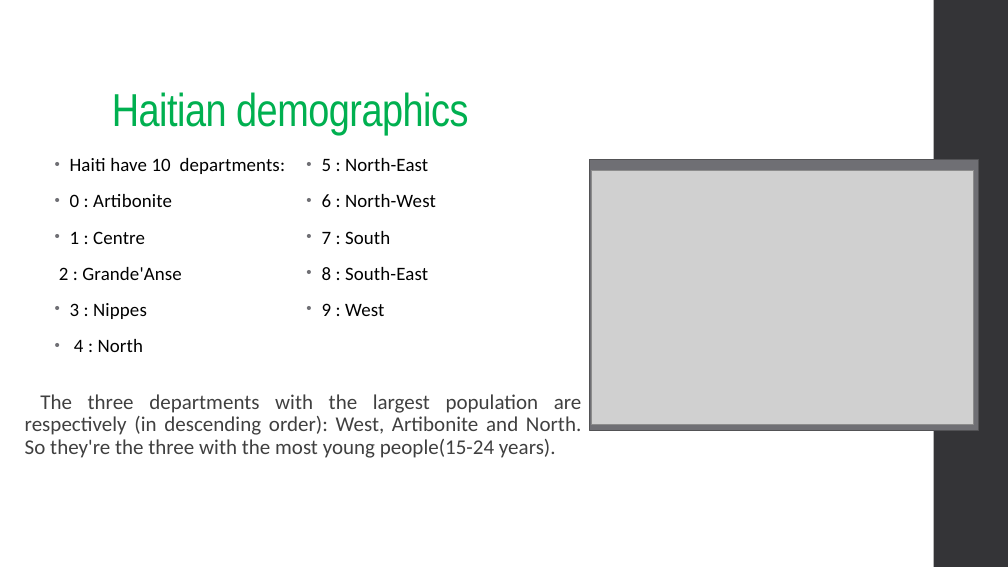
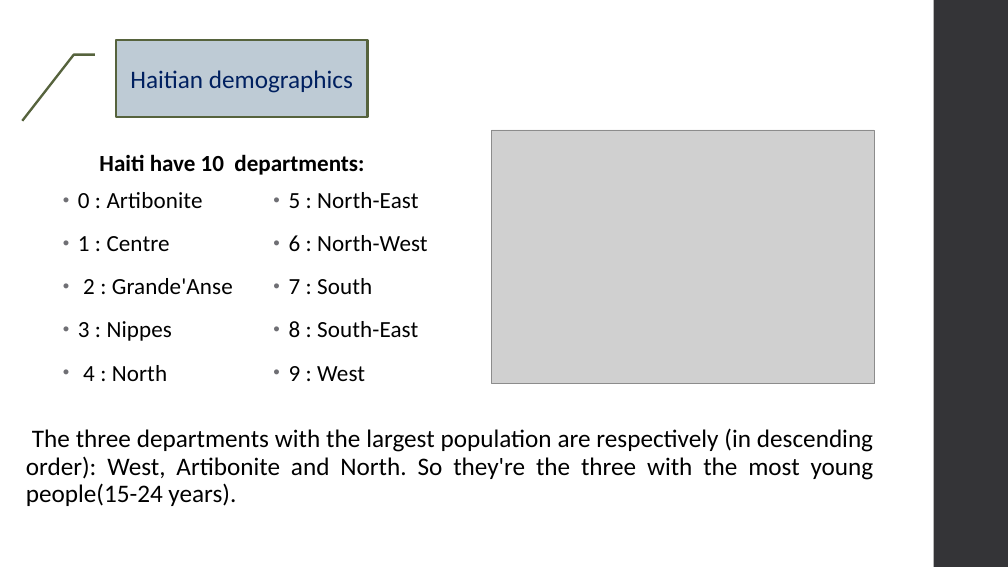
Before and after one commit to Maickery/Child_of_change, a slide deck: slide 7 of Result/Presentation.pptx (slide 6 before the commit). Drawn at 1008x567 pixels with LibreOffice and Linux fonts; fonts in the diff are those of the drawing; grey boxes stand for pictures. Boxes give left, top, right and bottom in pixels: in the first picture for what was removed or moved away, otherwise in the second. Text is boxed around its words. In the diff, an @@ line names an element or a change of style, - is before the commit and + after.

```diff
--- a/Result/Presentation.pptx
+++ b/Result/Presentation.pptx
@@ border callout "Haitian demographics": place and size @@
-border callout "Haitian demographics" at (112,92,468,135)
+border callout "Haitian demographics" at (116,40,368,117)
@@ border callout "Haitian demographics" at (116,40,368,117): size 44 to 24 pt, font Arial Narrow to Calibri, text colour #00B050 to #002060, letter spacing -0.5 to 0 pt; alignment left to centre; list level 1 to 2 in "Haitian demographics"; line spacing 0.9 to 1; vertical alignment bottom to middle; fill none to #BECBD5; outline none to #56633D 2.25 pt @@
@@ picture: place and size @@
-picture at (591,170,974,424)
+picture at (492,130,874,384)
@@ text at (70,158,285,174): paragraph removed @@
-• Haiti have 10 departments:
@@ text added at (99,154,364,175), 22 pt, text #000000, bold @@
+Haiti have 10 departments:
@@ rectangle removed at (590,160,979,431) @@
@@ text "0 : Artibonite": place and size @@
-text "0 : Artibonite" at (59,158,428,316)
+text "0 : Artibonite" at (78,192,418,381)
@@ text "0 : Artibonite" at (78,192,418,381): size 18 to 22 pt; line spacing 0.85 to 0.95; bullet none to • @@
@@ text "The three departments with the ...": place and size @@
-text "The three departments with the ..." at (25,394,582,458)
+text "The three departments with the ..." at (26,428,874,506)
@@ text "The three departments with the ..." at (26,428,874,506): size 20 to 24 pt, text colour #404040 to #000000 @@
```
Also in this commit, not shown: 9 other slides changed, 3 slides added, 1 slide removed, 26 other files.
